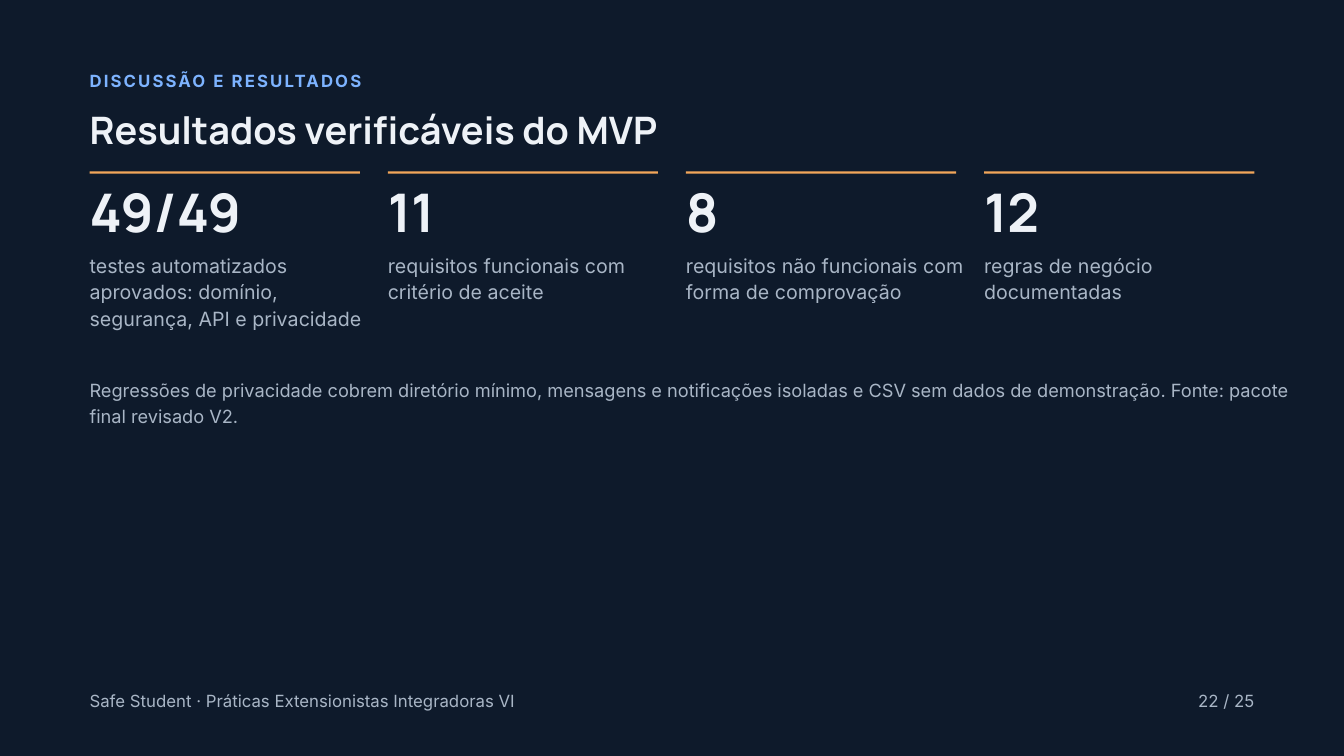
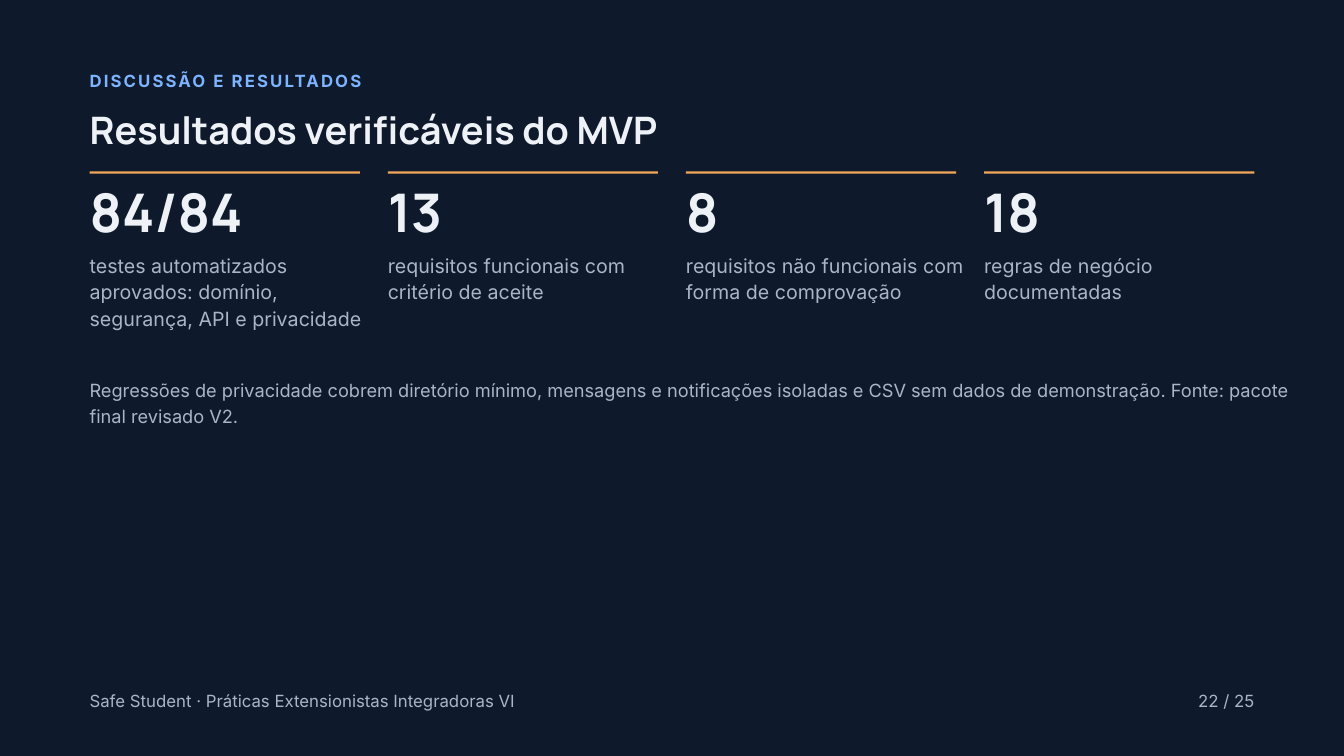
Before and after one commit to richaferreira/Safe_Student, a slide deck: slide 22 of slides/Safe_Student_Com_Diagrama.pptx. Drawn at 1344x756 pixels with LibreOffice and Linux fonts; fonts in the diff are those of the drawing. Boxes give left, top, right and bottom in pixels: in the first picture for what was removed or moved away, otherwise in the second. Text is boxed around its words. In the diff, an @@ line names an element or a change of style, - is before the commit and + after.

```diff
--- a/slides/Safe_Student_Com_Diagrama.pptx
+++ b/slides/Safe_Student_Com_Diagrama.pptx
@@ text at <box>90,193,243,233</box>: text changed @@
-49/49
+84/84
@@ text at <box>388,193,442,233</box>: text changed @@
-11
+13
@@ text at <box>984,193,1040,233</box>: text changed @@
-12
+18
```
Also in this commit, not shown: 14 other files.
